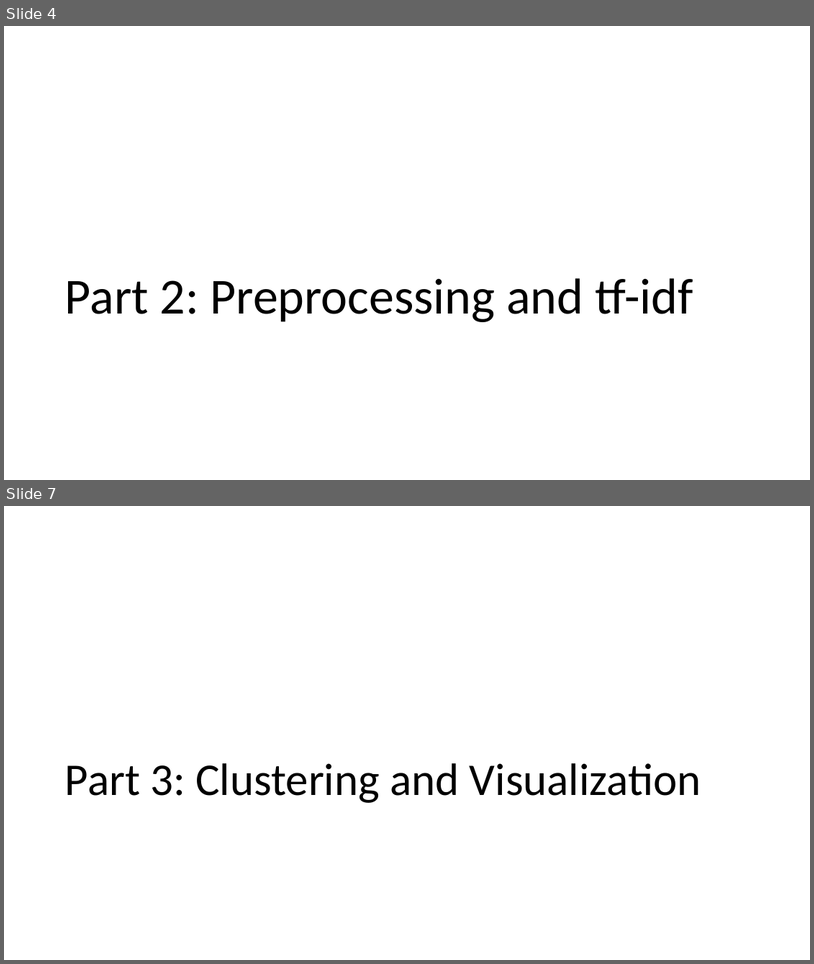
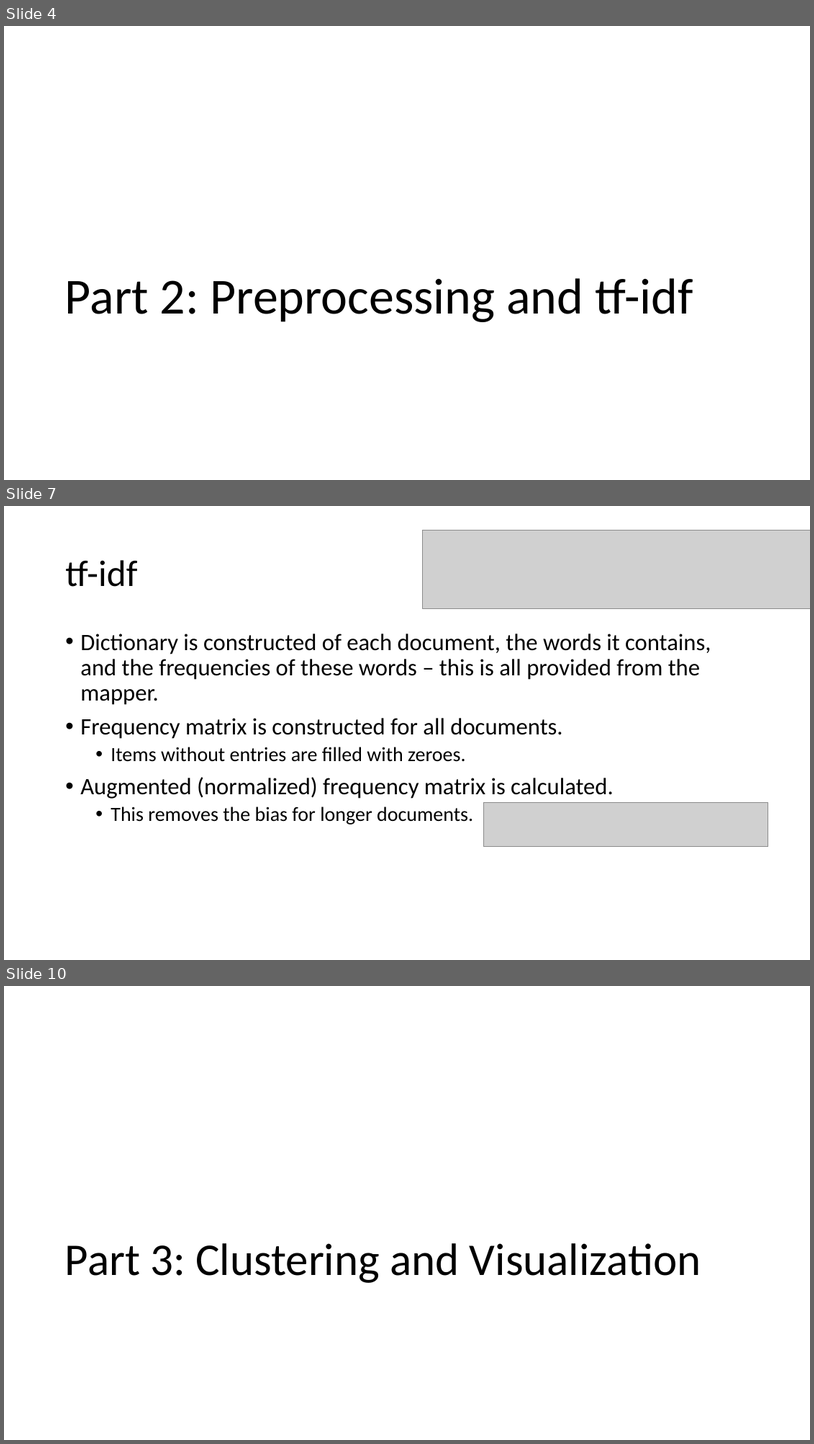
Before and after one commit to lnunno/big-data-nyt-tf-idf, a slide deck: docs/presentation.pptx. Shown one above the other, each under a label of ours: slides 4 and 7 before the commit, slides 4, 7 and 10 after it; the slides between them are not shown. The pictures are 814x964 and 814x1444 pixels, drawn with LibreOffice and Linux fonts; fonts in the diff are those of the drawing; grey boxes stand for pictures. Boxes give left, top, right and bottom in pixels: in the first picture for what was removed or moved away, otherwise in the second. Text is boxed around its words. In the diff, an @@ line names an element or a change of style, - is before the commit and + after.

```diff
--- a/docs/presentation.pptx
+++ b/docs/presentation.pptx
@@ slide 7 added at [4, 506, 810, 960], background #FFFFFF @@
@@ picture added at [423, 530, 810, 609] @@
@@ title added at [65, 560, 137, 587], 44 pt, text #000000 @@
+tf-idf
@@ text added at [80, 633, 711, 824], 28 pt, text #000000 @@
+• Dictionary is constructed of each document, the words it contains, and the frequencies of these words – this is all provided from the mapper.
+• Frequency matrix is constructed for all documents.
+  • Items without entries are filled with zeroes.
+• Augmented (normalized) frequency matrix is calculated.
+  • This removes the bias for longer documents.
@@ picture added at [484, 803, 769, 847] @@
@@ what was slide 7 is now slide 10 @@
```
Also in this commit, not shown: 2 slides changed, 4 other slides added, 1 slide removed.
